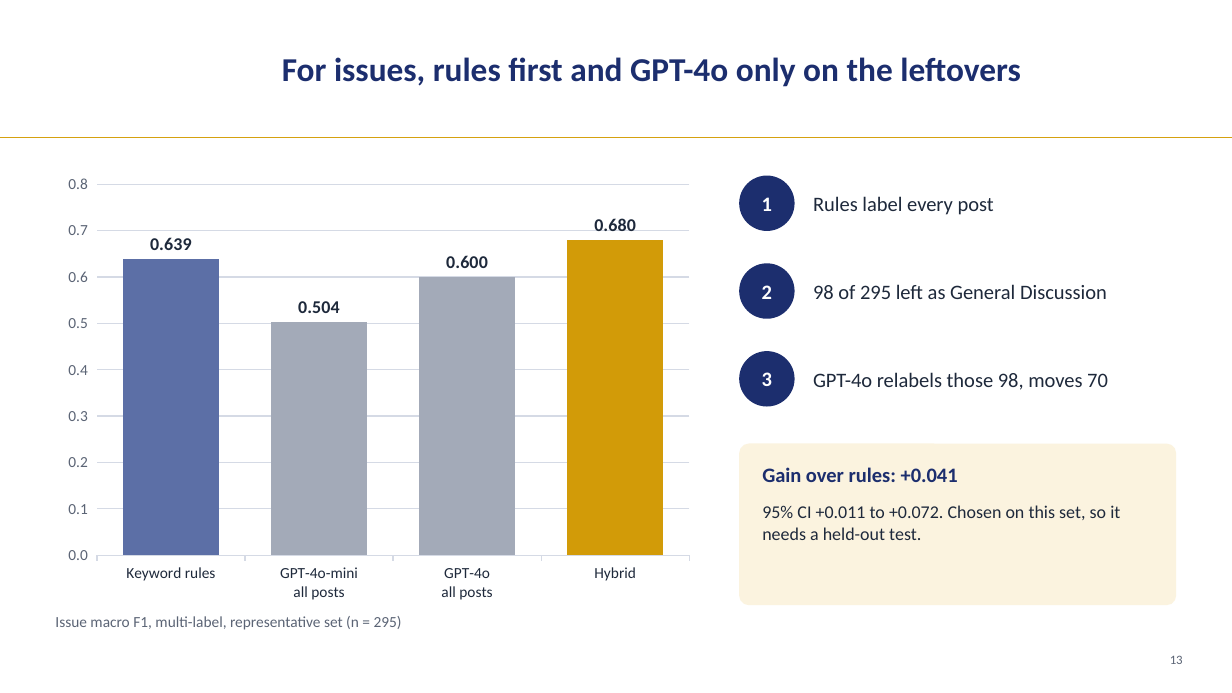
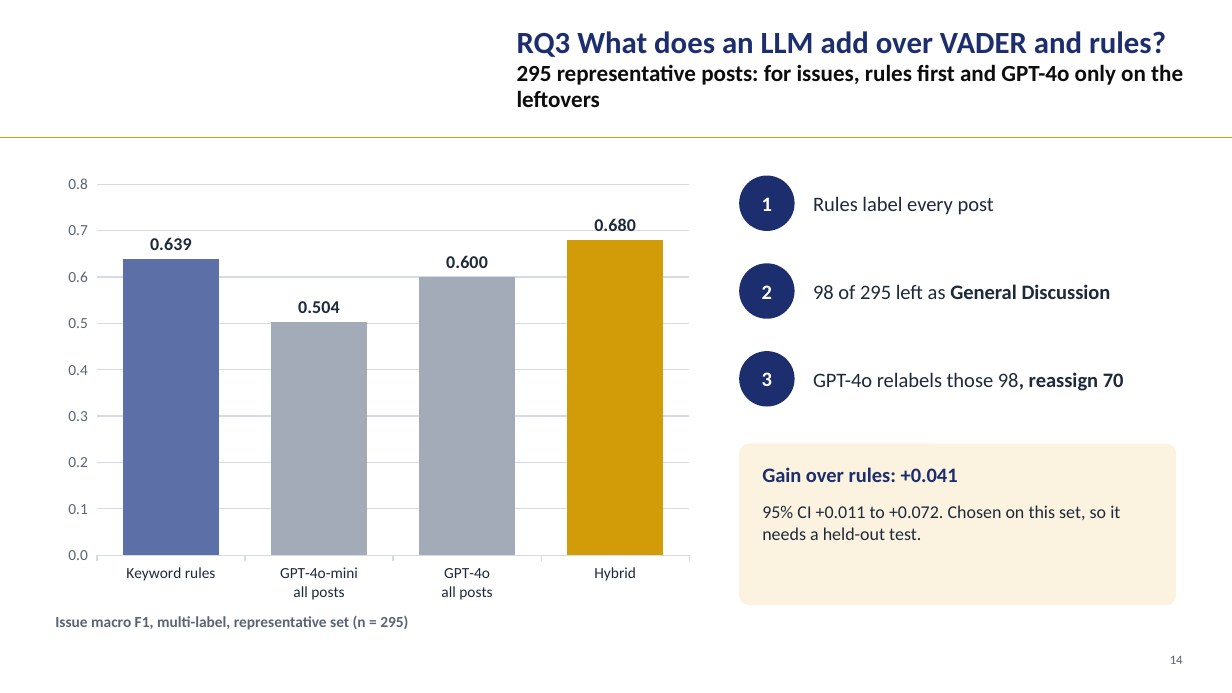
Before and after one commit to LizLicense/Public-Sentiment-Analysis-LLM-powered-Issue-Extraction, a slide deck: slide 14 of presentation/capstone_walkthrough.pptx (slide 13 before the commit). Drawn at 1232x693 pixels with LibreOffice and Linux fonts; fonts in the diff are those of the drawing; background and template pictures are left out. Boxes give left, top, right and bottom in pixels: in the first picture for what was removed or moved away, otherwise in the second. Text is boxed around its words. In the diff, an @@ line names an element or a change of style, - is before the commit and + after.

```diff
--- a/presentation/capstone_walkthrough.pptx
+++ b/presentation/capstone_walkthrough.pptx
@@ text at [517, 31, 1183, 107]: text changed; size 26 to 18 pt; text colour #1C2E6E to #0D0D0D @@
-For issues, rules first and GPT-4o only on the leftovers
+RQ3 What does an LLM add over VADER and rules?
+295 representative posts: for issues, rules first and GPT-4o only on the leftovers
@@ text "98 of 295 left as ..." at [813, 284, 1111, 299]: bold on in "General Discussion" @@
@@ text at [813, 372, 1124, 391]: text changed @@
-GPT-4o relabels those 98, moves 70
+GPT-4o relabels those 98, reassign 70
@@ text "Issue macro F1, multi-label, representative ..." at [55, 616, 408, 630]: bold on @@
@@ text at [1170, 656, 1183, 664]: text changed @@
-13
+14
```
Also in this commit, not shown: 32 other slides changed, 3 slides added, 17 other files.
